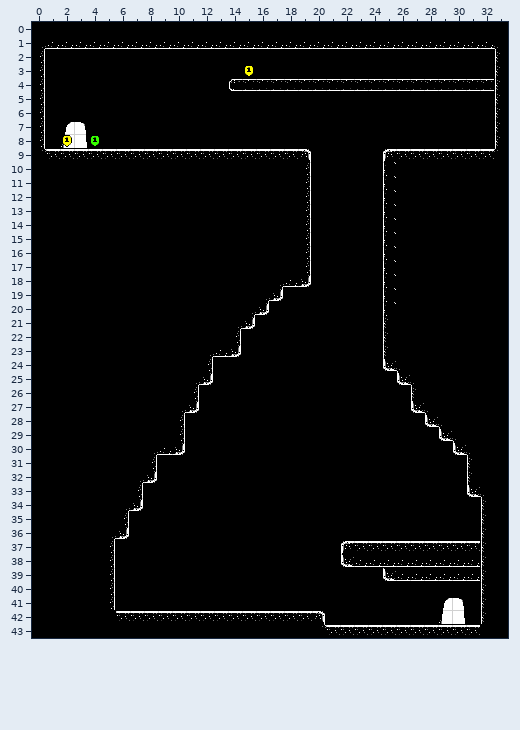
Two states of a Tiled map (JSON), assets/tilemap/shepherd-phase-1-3.tmj. The picture above is the old version.
Cells are 16x16 px. Shown: x 0..33, y 0..43.
Once edited:
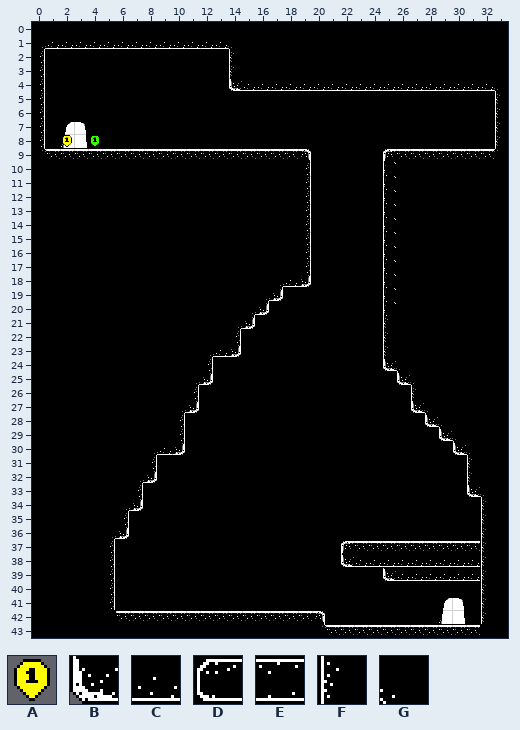
Key: from "sample-rewards": A 0; from "tileset-1bit": B 30, C 31, D 45, E 46, F 56, G 61.
_ is an empty cell.
Objects are placed by their top-left corner, in cells (3,4 is the top-left corner of cell 3,4); size is 1x1 cell unless given.
From old to new:
{"where": "layer \"Obstacles\""}
{"y":1,"x":14,"old":"CCCCCCCCCCCCCCCCCCCG","new":"G___________________"}
{"y":2,"x":14,"old":"_","new":"F"}
{"y":2,"x":33,"old":"F","new":"_"}
{"y":3,"x":14,"old":"_","new":"F"}
{"y":3,"x":33,"old":"F","new":"_"}
{"y":4,"x":14,"old":"DEEEEEEEEEEEEEEEEEEF","new":"BCCCCCCCCCCCCCCCCCCG"}
{"where": "layer \"NPCs\""}
{"was": "A at 15,3"}
